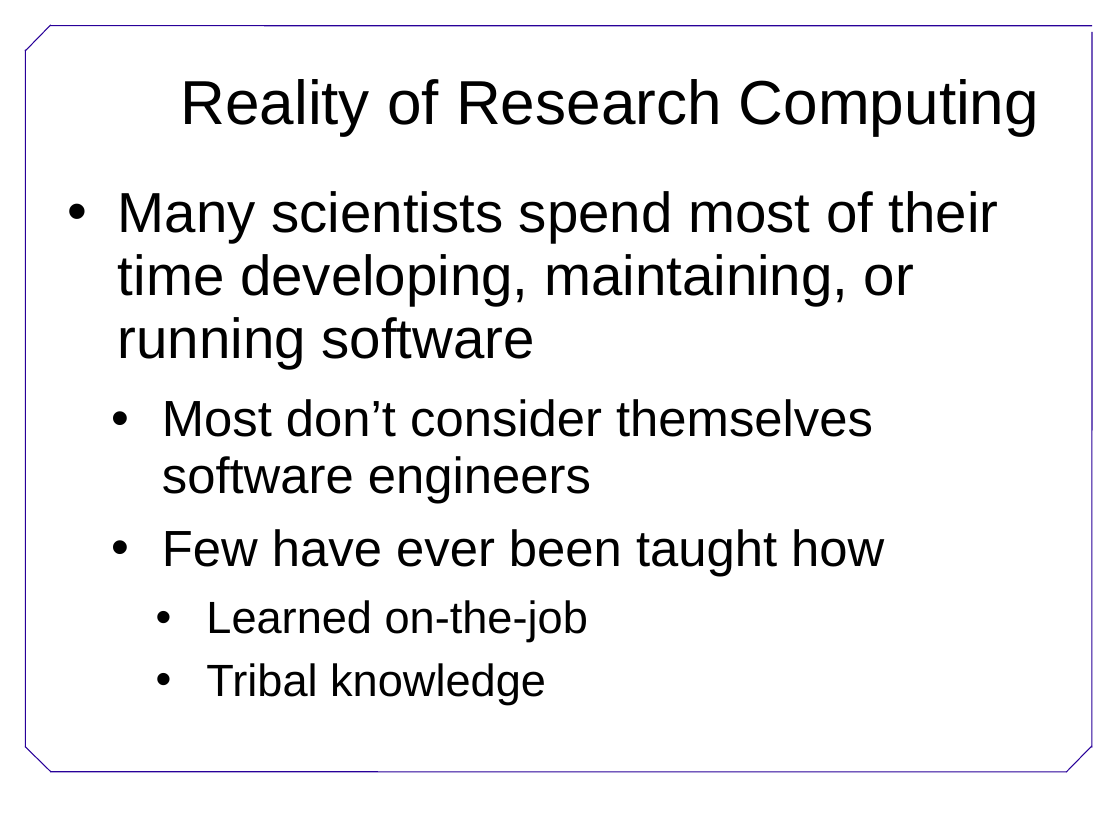
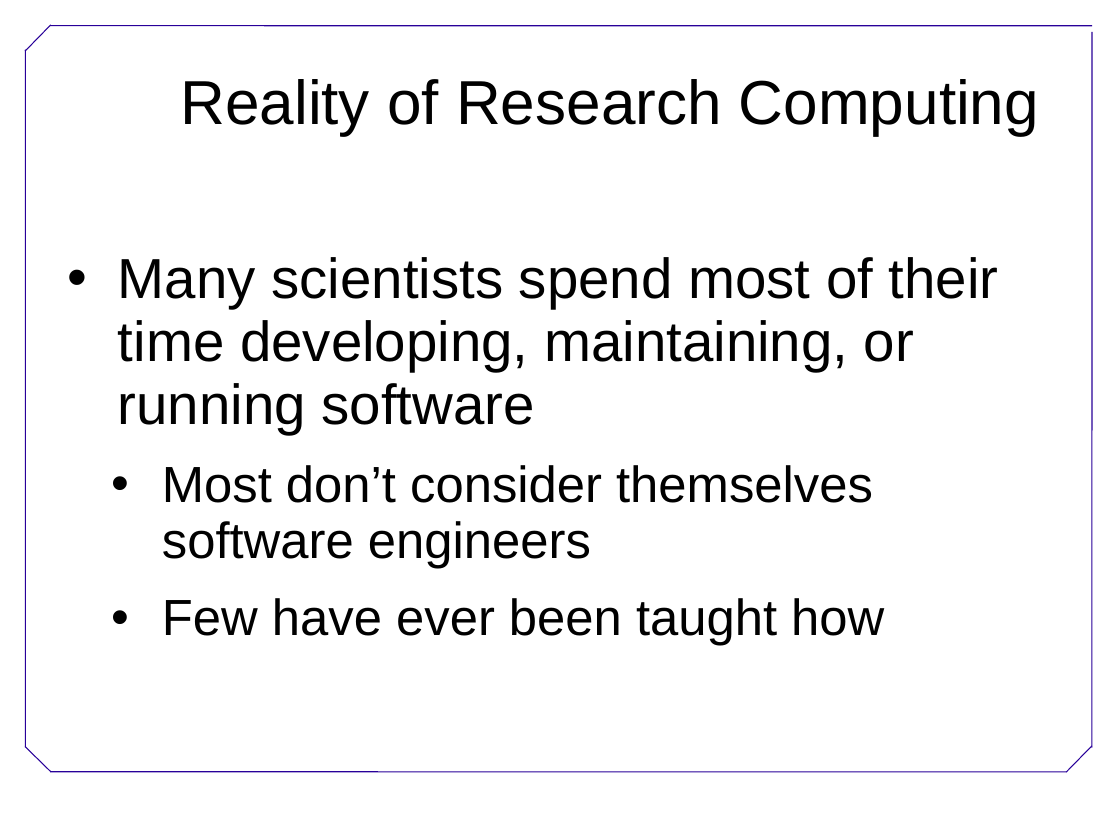
Before and after one commit to swcarpentry/DEPRECATED-boot-camps, a slide deck: slide 3 of BestPractices.ppt. Drawn at 1120x840 pixels with LibreOffice and Linux fonts; fonts in the diff are those of the drawing; background and template pictures are left out. Boxes give left, top, right and bottom in pixels: in the first picture for what was removed or moved away, otherwise in the second. Text is boxed around its words. In the diff, an @@ line names an element or a change of style, - is before the commit and + after.

```diff
--- a/BestPractices.ppt
+++ b/BestPractices.ppt
@@ text "Many scientists spend most of ...": place and size @@
-text "Many scientists spend most of ..." at [118,191,999,704]
+text "Many scientists spend most of ..." at [118,257,999,646]
@@ text at [162,465,884,646]: more space between paragraphs @@
@@ text at [206,600,588,704]: paragraphs removed @@
-    • Learned on-the-job
-    • Tribal knowledge
```
Also in this commit, not shown: 5 other slides changed, 2 slides added, 7 slides removed, 2 other files.
